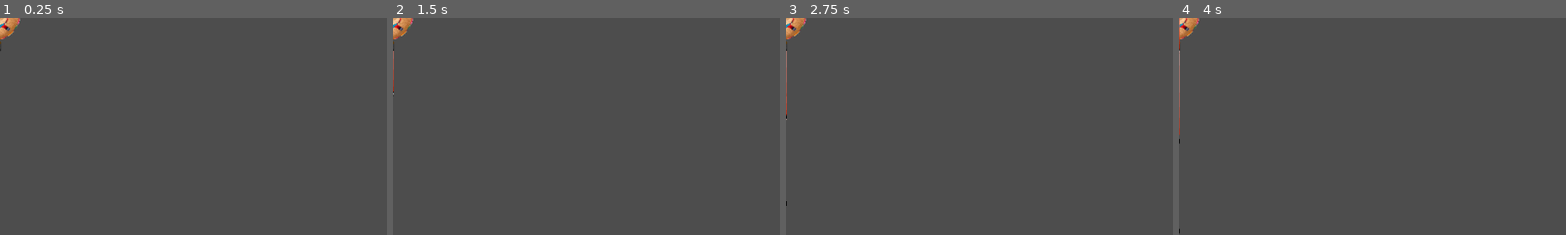
Above: before the commit, frames 1-4 (left to right).
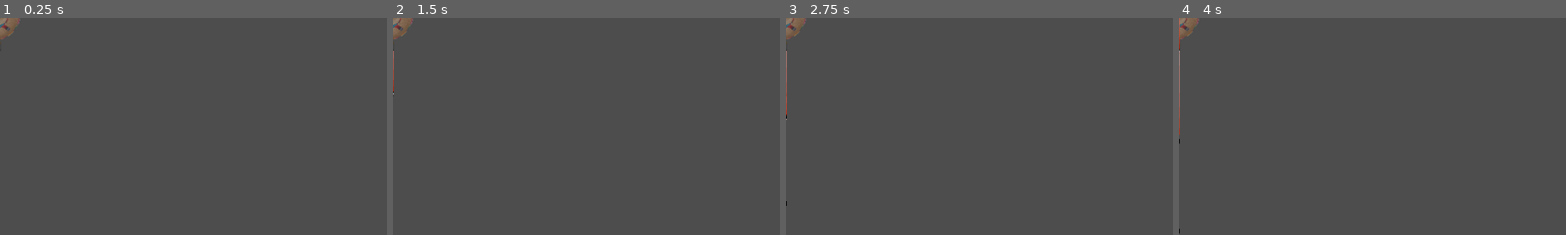
Above: after the commit, the same moments.

Repository: Meatplanter/Kelp_44
Game: Godot game, scene res://enemy.tscn
The game is run twice, just before and just after one commit, with the same random seed, the same clock (stepped at 60 frames per second) and the same inputs. This scene is started directly instead of the project's main scene.
Inputs:
- Up to frame 1 (0.25 s): no input
- Up to frame 2 (1.5 s): tap Enter at 0.5 s; hold D (LS_move_right) 0.53-1.28 s; hold M (ChangeMode) 0.53-1.28 s; tap Space (Space) at 1.25, 1.35 s; hold X (LS_move_down) from 1.28 s (still down)
- Up to frame 3 (2.75 s): tap Enter at 2 s; release X (LS_move_down) at 2.03 s; hold D (LS_move_right) from 2.03 s (still down); hold Shift (TargettingMode) from 2.03 s (still down)
- Up to frame 4 (4 s): tap Space (Space) at 2.75 s; release D (LS_move_right) at 2.78 s; release Shift (TargettingMode) at 2.78 s; hold Q (LS_move_leftup) 2.78-3.53 s; tap 1 at 2.85 s; tap Enter at 3.5 s; hold A (LS_move_left) from 3.53 s (still down); tap 2 at 3.6 s
The pictures show only the part of the screen within x 0-50%, y 0-50%; the shares and areas given below are measured in that part.

The runs differ from the first frame. In frame 1, 0.4% of the frame differs, in the area x 0-6%, y 0-13%; in frame 2, 0.4%; in frame 3, 0.4%; in frame 4, 0.4%.
Error in both runs: Invalid access to property or key 'midpoint' on a base object of type 'null instance'. (res://enemy.gd:37)

Commit message:
Can't see / target enemies behind you

Diff:
--- a/enemy.tscn
+++ b/enemy.tscn
@@ -10,6 +10,7 @@
 radius = 20.0
 
 [node name="Enemy" type="CharacterBody2D"]
+modulate = Color(1, 1, 1, 0.392157)
 script = ExtResource("1_4gyqm")
 metadata/Enemy = true
 
--- a/enemy_manager.gd
+++ b/enemy_manager.gd
@@ -1,6 +1,7 @@
 extends Node
 
 var enemies: Array = []
+var visibleEnemies: Array = []
 var targetEnemyLeft = null
 var targetEnemyRight = null
 
@@ -18,6 +19,14 @@
 func get_enemies() -> Array:
 	return enemies
 
+func get_visible_enemies() -> Array:
+	visibleEnemies.clear()
+	get_enemies()
+	for enemy in enemies:
+		if enemy.modulate.a > 0.5:
+			visibleEnemies.append(enemy)
+	return visibleEnemies
+
 func enemy_scope():
 	maxX = Global.midpoint.x
 	minX = Global.midpoint.x
@@ -26,11 +35,12 @@
 
 	get_enemies()
 	for enemy in enemies:
-		if enemy.global_position.x > maxX:
-			maxX = enemy.global_position.x +32
-		if enemy.global_position.x < minX:
-			minX = enemy.global_position.x -32
-		if enemy.global_position.y > maxY:
-			maxY = enemy.global_position.y +32
-		if enemy.global_position.y < minY:
-			minY = enemy.global_position.y -32
+		if enemy.modulate.a > 0:
+			if enemy.global_position.x > maxX:
+				maxX = enemy.global_position.x +32
+			if enemy.global_position.x < minX:
+				minX = enemy.global_position.x -32
+			if enemy.global_position.y > maxY:
+				maxY = enemy.global_position.y +32
+			if enemy.global_position.y < minY:
+				minY = enemy.global_position.y -32
--- a/gun.gd
+++ b/gun.gd
@@ -6,8 +6,6 @@
 
 var leftCooldown = 1.0
 var rightCooldown = 1.0
-
-var thresholdAim = deg_to_rad(15)
 
 var targetEnemyLeft = EnemyManager.targetEnemyLeft
 var targetEnemyRight = EnemyManager.targetEnemyRight
--- a/head.gd
+++ b/head.gd
@@ -3,6 +3,12 @@
 var tween: Tween
 
 var crosshair = preload("res://crosshair.tscn")
+
+var direction = Vector2()
+var enemy_direction = Vector2()
+var angle = 0
+const DETECT_RADIUS = 2000
+const FOV = 220
 
 func look_for_enemy():
 	if EnemyManager.enemies.size() > 0 && EnemyManager.targetEnemyLeft == null:
@@ -21,13 +27,28 @@
 
 func _process(delta):
 	EnemyManager.enemy_scope()
+	#EnemyManager.get_visible_enemies()
+
+	#trying to implement field of vision
+	var pos = Global.midpoint
+	direction = (Global.focus - Global.midpoint).normalized()
+	angle = 90 - rad_to_deg(direction.angle())
+
+	for enemy in EnemyManager.get_enemies():
+		enemy_direction = (enemy.global_position - Global.midpoint).normalized()
+		if pos.distance_to(enemy.global_position) < DETECT_RADIUS:
+			var angle_to_node = rad_to_deg(direction.angle_to(enemy_direction))
+			if abs(angle_to_node) < FOV/2: #if enemy is visible
+				enemy.modulate.a = min(1,enemy.modulate.a + delta * Global.gameSpeed * 2)
+			else:
+				enemy.modulate.a = max(0.0,enemy.modulate.a - delta * Global.gameSpeed)
 
 
 func select_next_target_left(direction: Vector2):
 	if EnemyManager.targetEnemyLeft == null:
 		return
 
-	var enemies = EnemyManager.get_enemies()
+	var enemies = EnemyManager.get_visible_enemies()
 	var current_pos = EnemyManager.targetEnemyLeft.global_position
 
 	var best_enemy: Node2D = null
@@ -39,7 +60,7 @@
 			#
 		var to_enemy = (enemy.global_position - current_pos).normalized()
 		#
-		## Direction check: only consider enemies roughly in that direction
+		# Direction check: only consider enemies roughly in that direction
 		if direction.dot(to_enemy) > 0.5:  # adjust threshold as needed
 			var dist = current_pos.distance_to(enemy.global_position)
 			if dist < best_score:
@@ -54,7 +75,7 @@
 	if EnemyManager.targetEnemyRight == null:
 		return
 
-	var enemies = EnemyManager.get_enemies()
+	var enemies = EnemyManager.get_visible_enemies()
 	var current_pos = EnemyManager.targetEnemyRight.global_position
 
 	var best_enemy: Node2D = null
--- a/pause_menu.gd
+++ b/pause_menu.gd
@@ -1,5 +1,4 @@
 extends Control
-
 
 
 func _on_resume_pressed():
